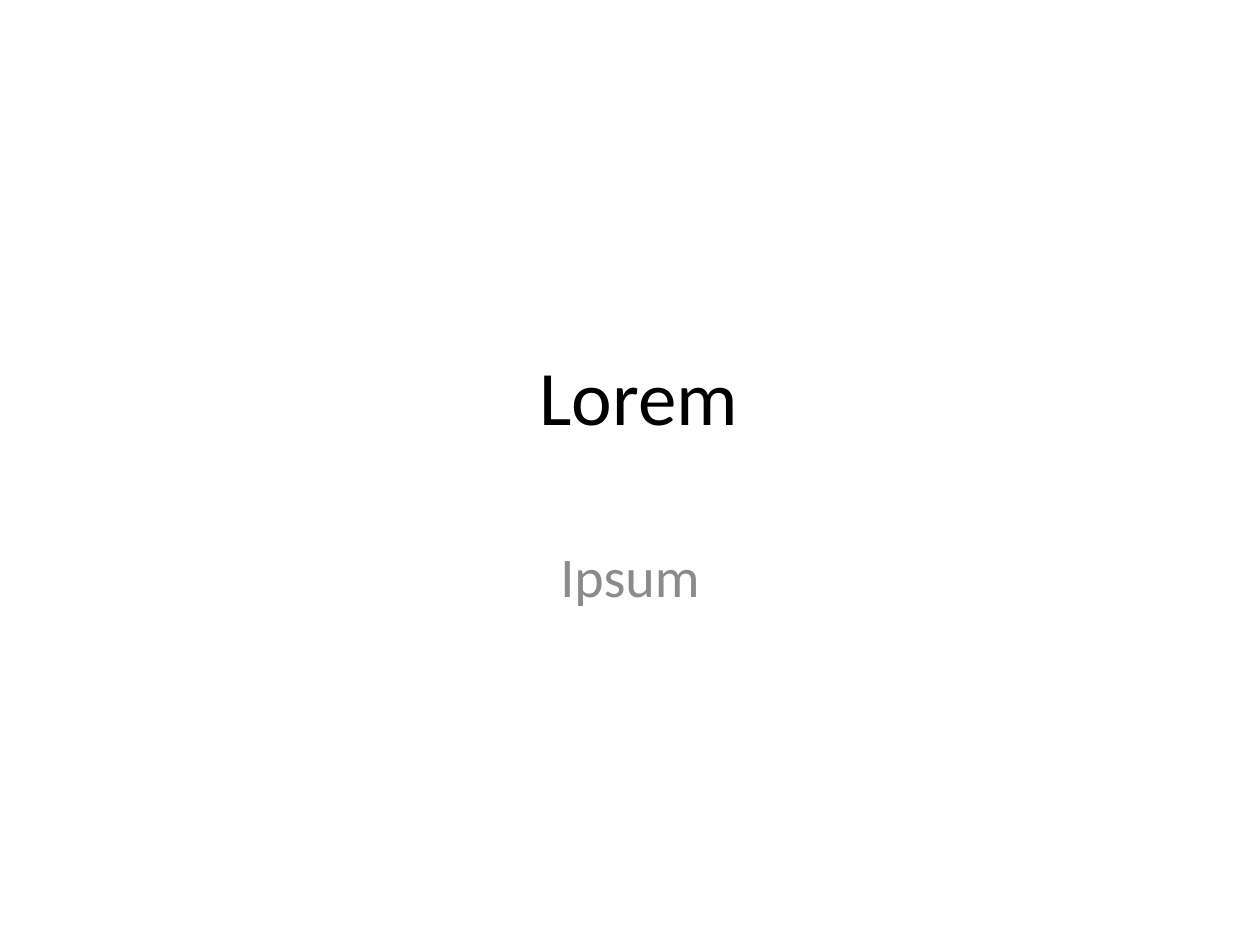
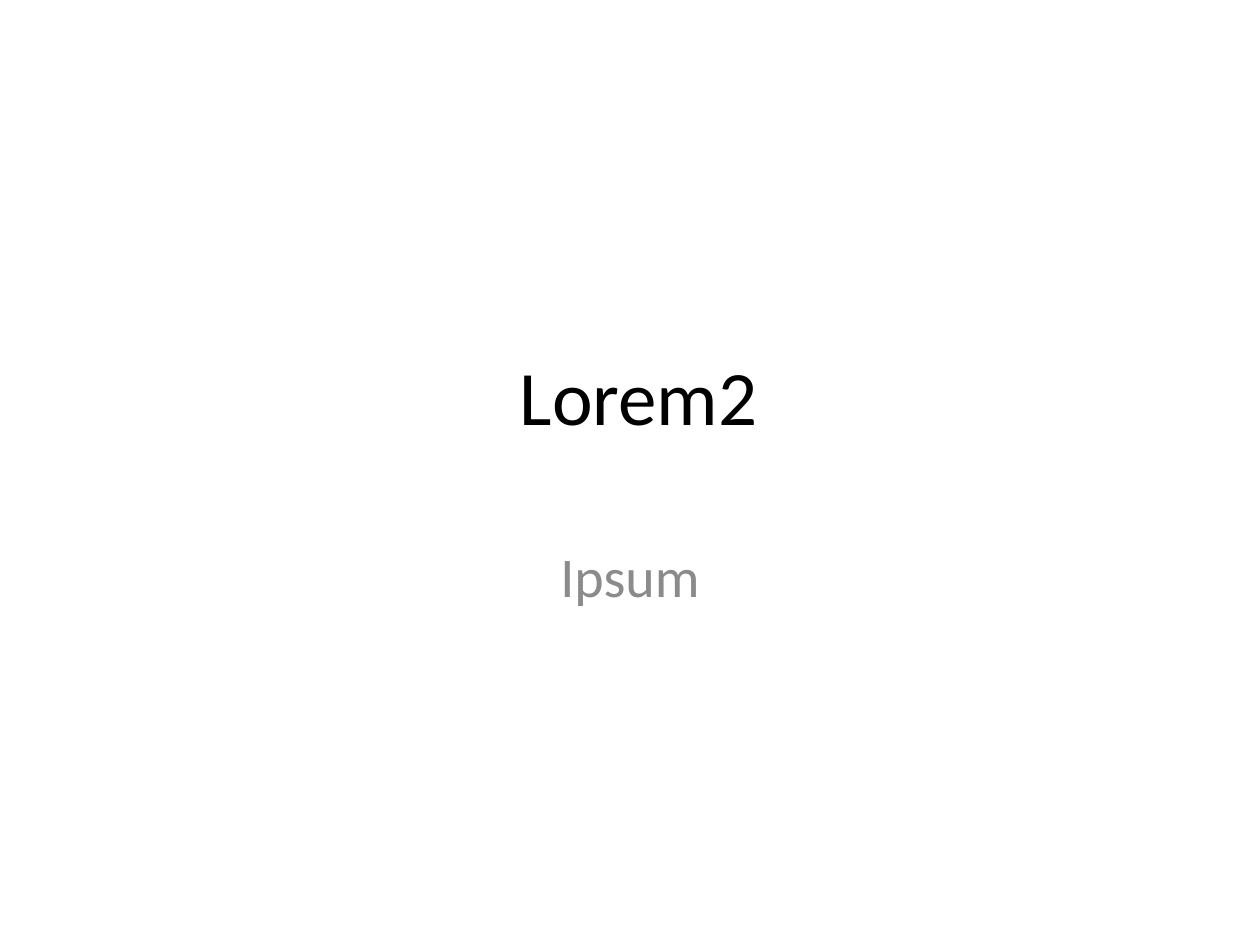
Before and after one commit to jbeejones/MyTest, a slide deck: slide 1 of docs/Presentation2.pptx. Drawn at 1260x945 pixels with LibreOffice and Linux fonts; fonts in the diff are those of the drawing. Boxes give left, top, right and bottom in pixels: in the first picture for what was removed or moved away, otherwise in the second. Text is boxed around its words. In the diff, an @@ line names an element or a change of style, - is before the commit and + after.

Commit message:
/ ‘docs/Presentation2.pptx’

```diff
--- a/docs/Presentation2.pptx
+++ b/docs/Presentation2.pptx
@@ title at (x1=520, y1=375, x2=757, y2=426): text changed @@
-Lorem
+Lorem2
```
